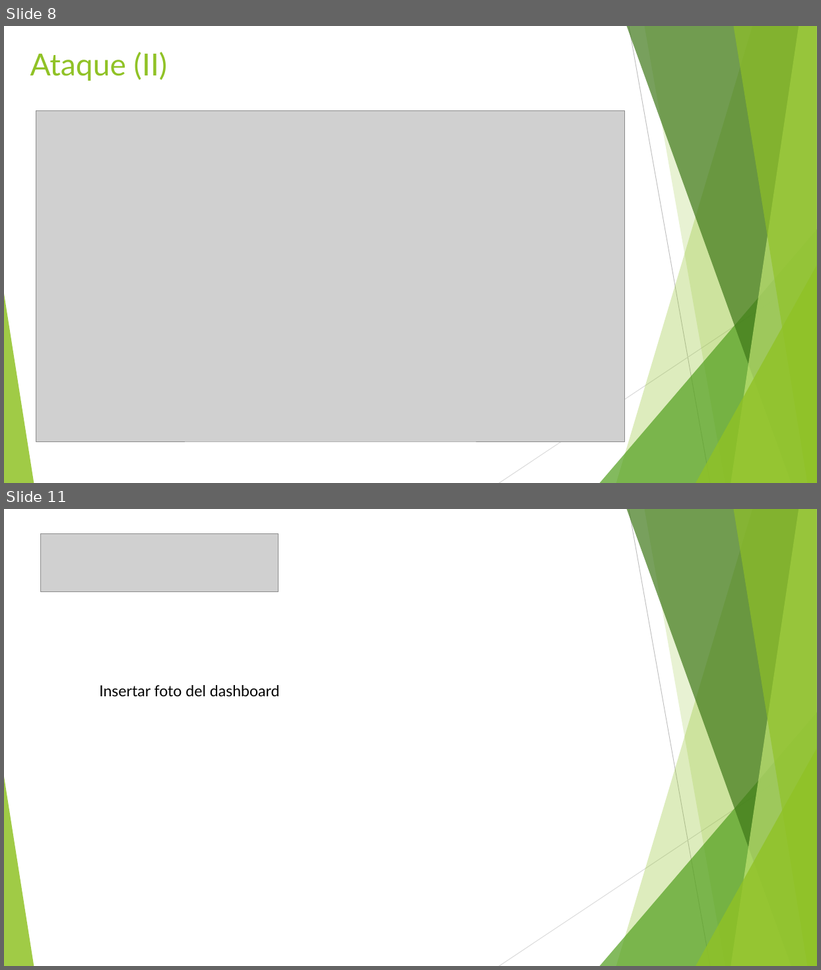
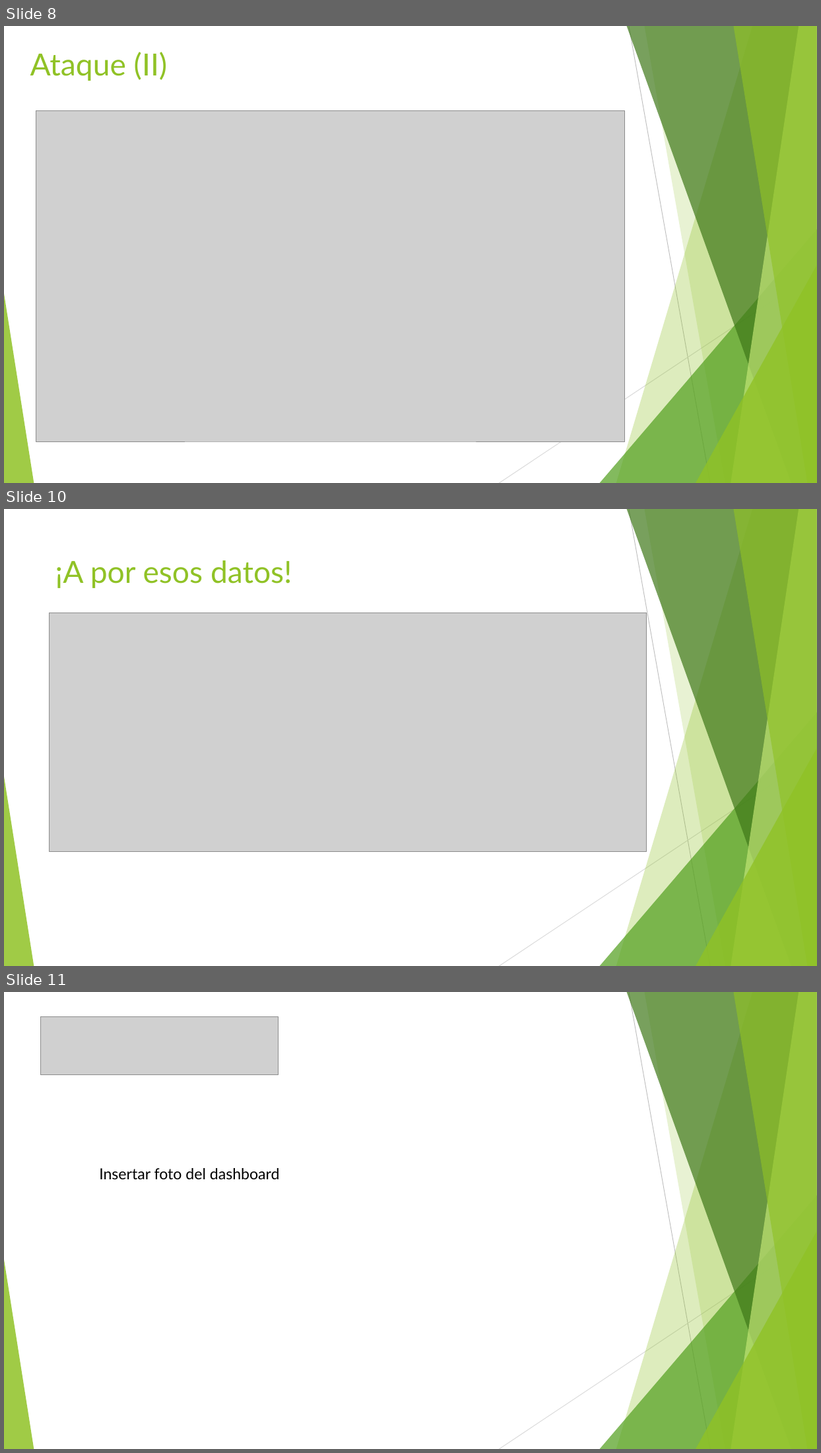
Before and after one commit to GAR-Project/doc, a slide deck: ppt/Presentacion.pptx. Shown one above the other, each under a label of ours: slides 8 and 11 before the commit, slides 8, 10 and 11 after it; the slides between them are not shown. The pictures are 821x970 and 821x1453 pixels, drawn with LibreOffice and Linux fonts; fonts in the diff are those of the drawing; grey boxes stand for pictures. Boxes give left, top, right and bottom in pixels: in the first picture for what was removed or moved away, otherwise in the second. Text is boxed around its words. In the diff, an @@ line names an element or a change of style, - is before the commit and + after.

```diff
--- a/ppt/Presentacion.pptx
+++ b/ppt/Presentacion.pptx
@@ slide 10 added at (x1=4, y1=509, x2=817, y2=966), background #FFFFFF; not listed: 10 template elements that a slide beside it also shows @@
@@ title added at (x1=55, y1=560, x2=292, y2=588), 36 pt, text #90C226 @@
+¡A por esos datos!
@@ picture added at (x1=49, y1=613, x2=646, y2=852) @@
```
Also in this commit, not shown: 1 other slide added, 2 slides removed.
